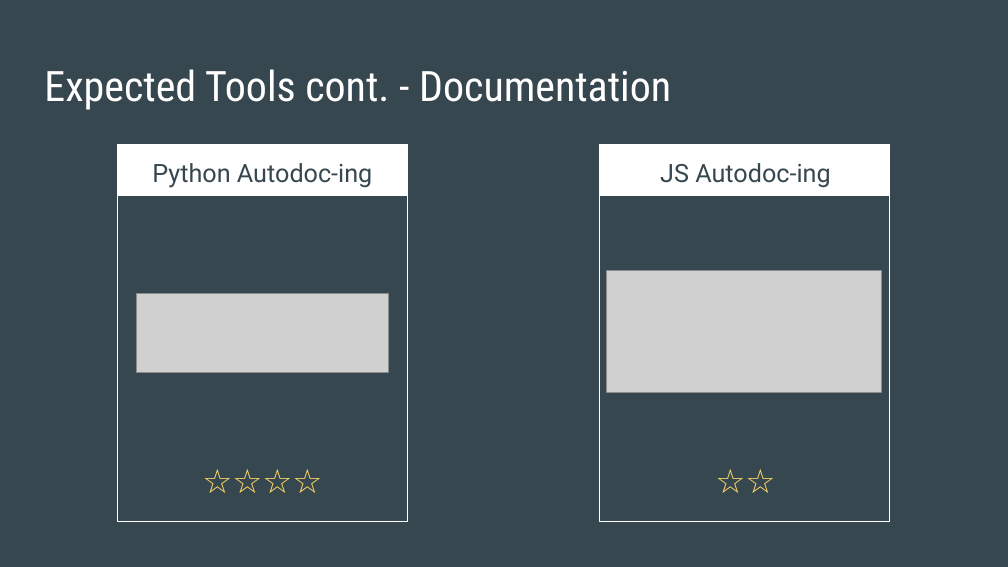
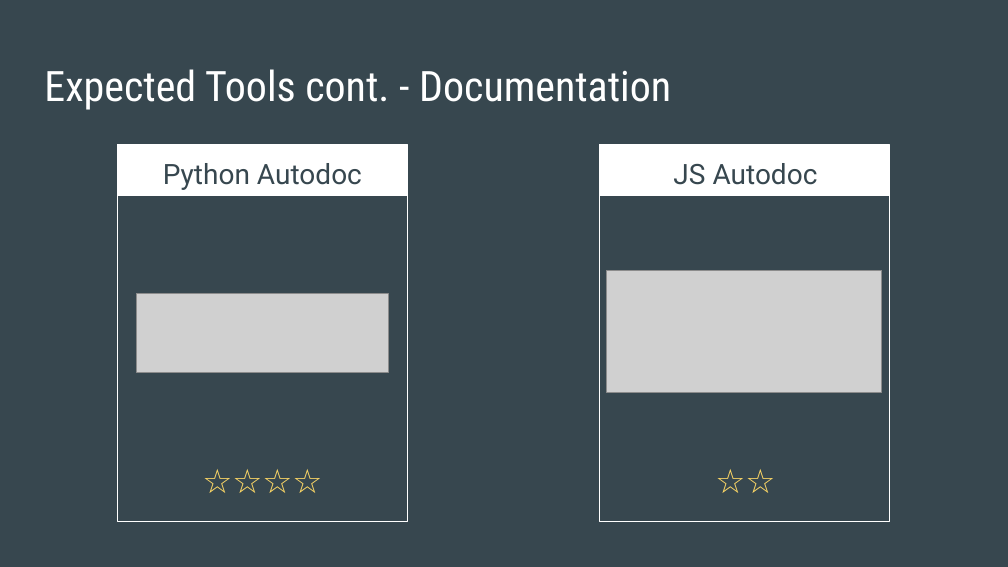
Before and after one commit to jacobpark1080/happyapp, a slide deck: slide 10 of HappyApp_Part_5.ppt. Drawn at 1008x567 pixels with LibreOffice and Linux fonts; fonts in the diff are those of the drawing; grey boxes stand for pictures. Boxes give left, top, right and bottom in pixels: in the first picture for what was removed or moved away, otherwise in the second. Text is boxed around its words. In the diff, an @@ line names an element or a change of style, - is before the commit and + after.

```diff
--- a/HappyApp_Part_5.ppt
+++ b/HappyApp_Part_5.ppt
@@ text at (163, 163, 362, 190): text changed; size 18 to 20 pt @@
-Python Autodoc-ing
+Python Autodoc
@@ text at (673, 163, 818, 185): text changed; size 18 to 20 pt @@
-JS Autodoc-ing
+JS Autodoc
```
Also in this commit, not shown: 7 other slides changed, 4 other files.
